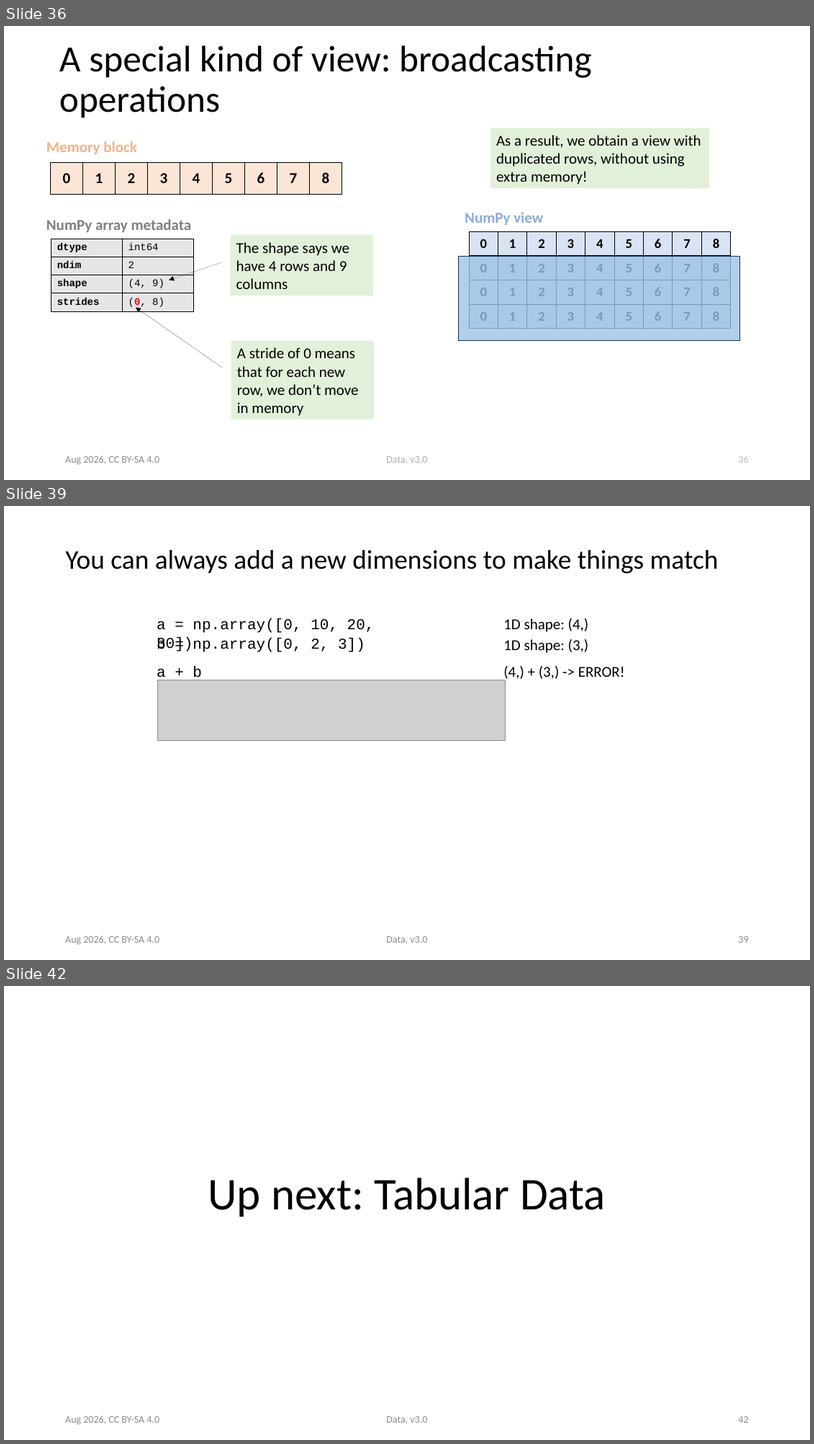
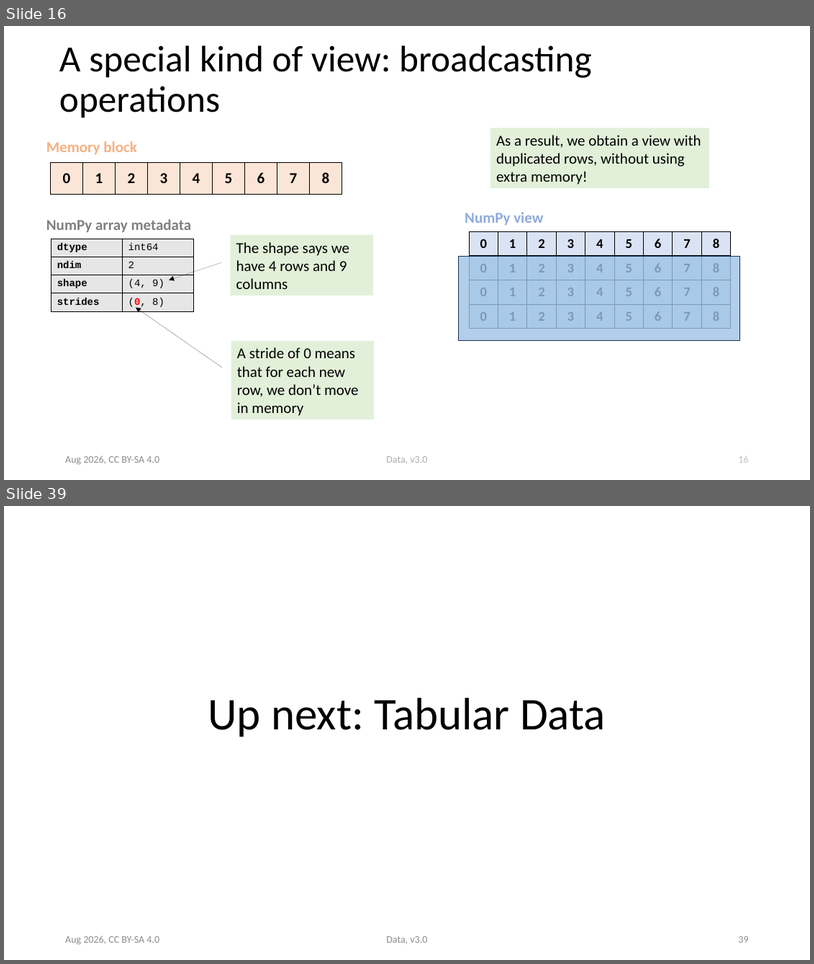
Before and after one commit to ASPP/data_class, a slide deck: numpy.pptx. Shown one above the other, each under a label of ours: slides 36, 39 and 42 before the commit, slides 16 and 39 after it; the slides between them are not shown. The pictures are 814x1444 and 814x964 pixels, drawn with LibreOffice and Linux fonts; fonts in the diff are those of the drawing; grey boxes stand for pictures. Boxes give left, top, right and bottom in pixels: in the first picture for what was removed or moved away, otherwise in the second. Text is boxed around its words. In the diff, an @@ line names an element or a change of style, - is before the commit and + after.

```diff
--- a/numpy.pptx
+++ b/numpy.pptx
@@ slide 39 removed at (4,506,810,960), background #FFFFFF @@
@@ title removed at (65,550,719,574) @@
-You can always add a new dimensions to make things match
@@ text removed at (157,618,375,651) @@
-a = np.array([0, 10, 20, 30])
@@ text removed at (504,618,589,632) @@
-1D shape: (4,)
@@ text removed at (157,638,365,652) @@
-b = np.array([0, 2, 3])
@@ text removed at (504,639,589,653) @@
-1D shape: (3,)
@@ text removed at (157,666,202,682) @@
-a + b
@@ text removed at (504,666,625,682) @@
-(4,) + (3,) -> ERROR!
@@ picture removed at (157,680,506,741) @@
@@ text removed at (65,935,160,944) @@
-Aug 2026, CC BY-SA 4.0
@@ text removed at (386,936,427,943) @@
-Data, v3.0
@@ page number removed at (738,936,748,942) @@
-39
@@ what was slide 36 is now slide 16 @@
@@ page number at (738,456,748,462): text changed @@
-36
+16
@@ what was slide 42 is now slide 39 @@
@@ page number at (738,936,748,942): text changed @@
-42
+39
```
Also in this commit, not shown: 11 slides changed, 2 other slides removed.
